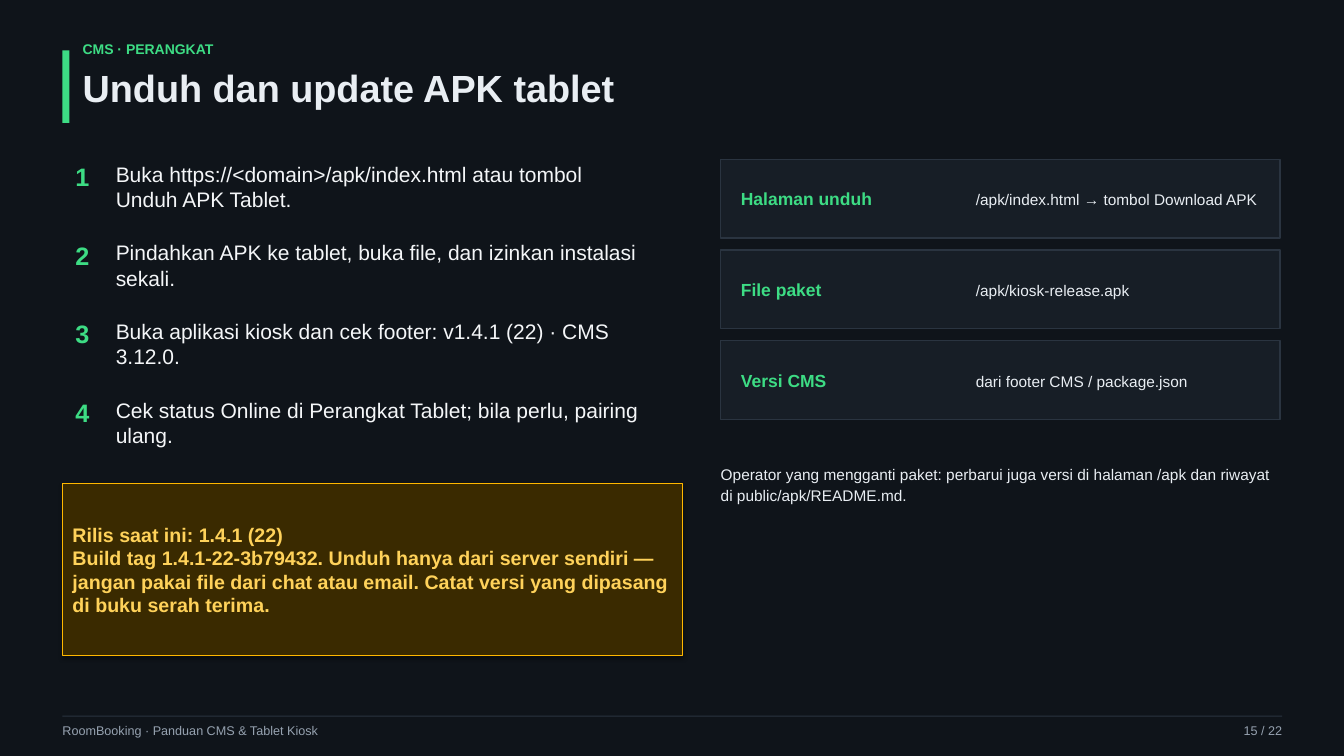
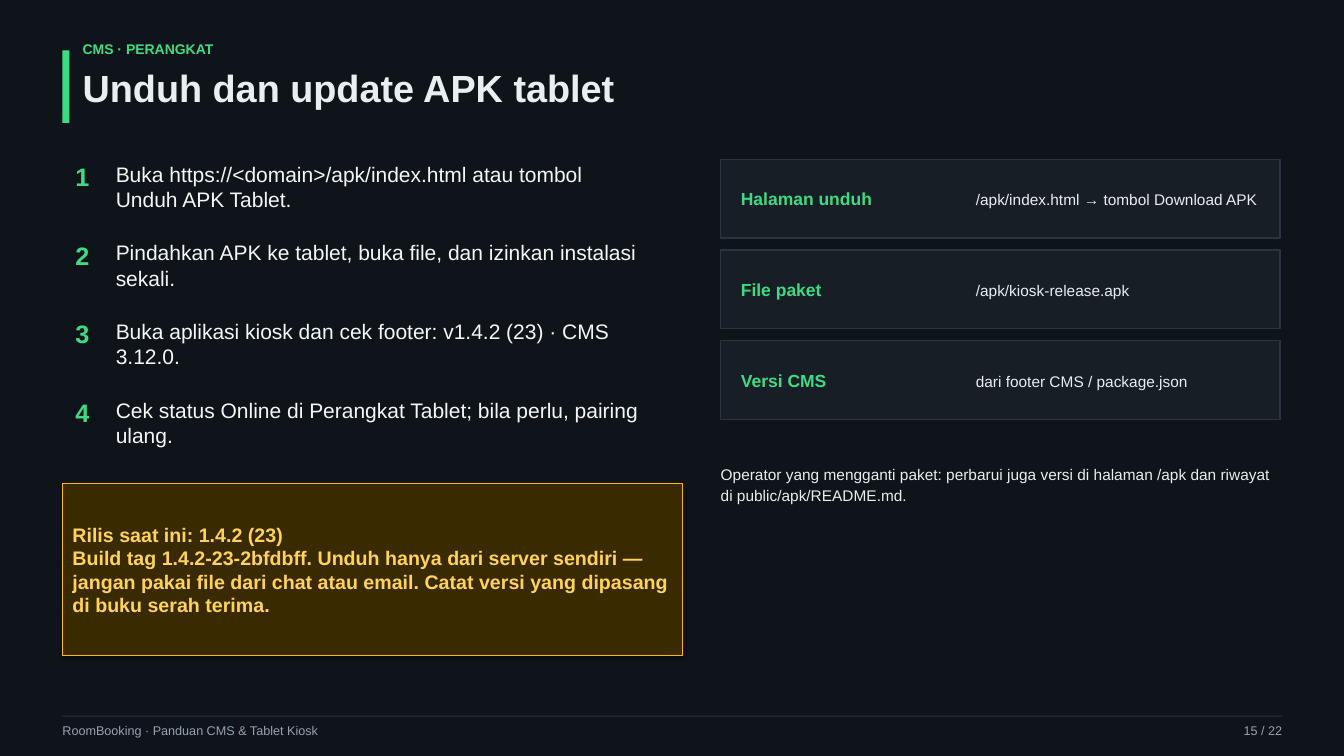
Before and after one commit to goodmeow/app_booking, a slide deck: slide 15 of docs/training/RoomBooking-Panduan-CMS-Tablet.pptx. Drawn at 1344x756 pixels with LibreOffice and Linux fonts; fonts in the diff are those of the drawing. Boxes give left, top, right and bottom in pixels: in the first picture for what was removed or moved away, otherwise in the second. Text is boxed around its words. In the diff, an @@ line names an element or a change of style, - is before the commit and + after.

```diff
--- a/docs/training/RoomBooking-Panduan-CMS-Tablet.pptx
+++ b/docs/training/RoomBooking-Panduan-CMS-Tablet.pptx
@@ text at box(116, 323, 609, 364): text changed @@
-Buka aplikasi kiosk dan cek footer: v1.4.1 (22) · CMS 3.12.0.
+Buka aplikasi kiosk dan cek footer: v1.4.2 (23) · CMS 3.12.0.
@@ text in rectangle at box(72, 527, 668, 612): text changed @@
-Rilis saat ini: 1.4.1 (22)
-Build tag 1.4.1-22-3b79432. Unduh hanya dari server sendiri — jangan pakai file dari chat atau email. Catat versi yang dipasang di buku serah terima.
+Rilis saat ini: 1.4.2 (23)
+Build tag 1.4.2-23-2bfdbff. Unduh hanya dari server sendiri — jangan pakai file dari chat atau email. Catat versi yang dipasang di buku serah terima.
```
Also in this commit, not shown: 2 other slides changed, 13 other files.
